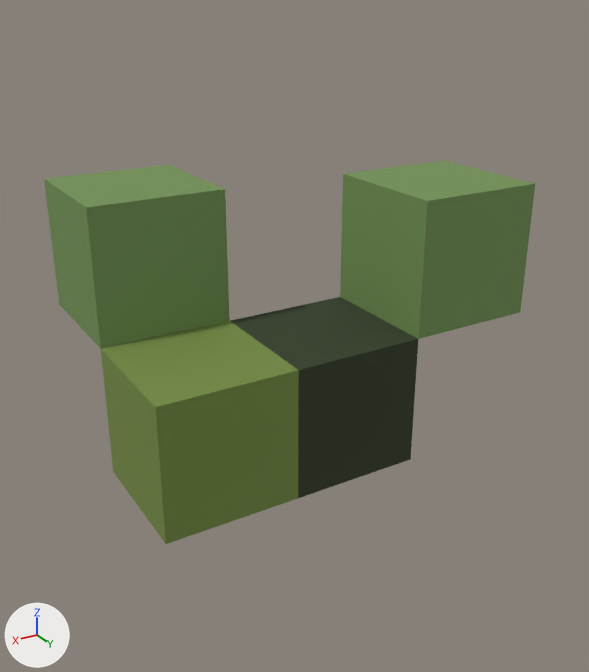
The glTF model assets/environment/dressing_pack/grass_tuft_small_01/output/model.glb, before and after one commit.
One viewpoint serves both versions: a camera (50 mm lens) standing at (0.301, 0.464, 0.332) and looking at (0.027, 0.007, 0.103). The lights are fixed; the arrows at lower left show +X, +Y and +Z. The first picture is the older version. Vertices at exactly the same position are counted once.

Objects in the first picture: 'grass_tuft_small_01'.
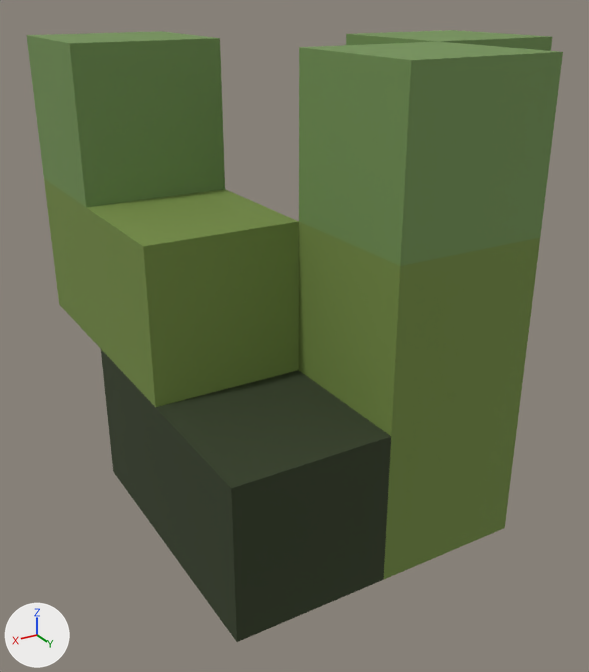
The newer file is also turned or shifted as a whole; pictures and numbers use the older file's frame.

Location of each change, (x1, y1, x2, y2) in pixels of the pictures (589 x 672 px):
'grass_tuft_small_01', reshaped (9% wider, 59% taller): before (44, 160, 535, 544); after (27, 30, 563, 642)
part 1 of me_grass_tuft_small_01_mesh, built on: before (45, 160, 534, 544); after (27, 30, 563, 642)
part 2 of me_grass_tuft_small_01_mesh, surface changed: before (44, 174, 535, 544); after (44, 179, 166, 544)

What the commit changed:
me_grass_tuft_small_01_mesh is used by ob_grass_tuft_small_01; location (0.0, 0.0, 0.0).
me_grass_tuft_small_01_mesh had 24 vertices, 44 faces and spanned x -0.15..0.15, y -0.15..0.05, z 0.0..0.2.
me_grass_tuft_small_01_mesh now has 45 vertices, 92 faces and spans x -0.15..0.15, y -0.15..0.15, z 0.0..0.3.
Part 1, on me_grass_tuft_small_01_mesh:
12 faces are deleted.
2 vertices are added at (0.05, 0.15, 0.3), (0.05, 0.05, 0.3).
10 new vertices lie (0.0, 0.0, 0.1) away from vertices in x -0.15..0.15, y -0.15..0.05, z 0.1..0.2.
9 new vertices lie (0.0, 0.1, 0.0) away from vertices in x -0.05..0.15, y 0.05, z 0.0..0.3.
60 new faces join them.
me_grass_tuft_small_01_mesh part 2: 24 kept faces spanning x -0.15..0.15, y -0.15..0.05, z 0.0..0.2 get new texture (UV) coordinates.
